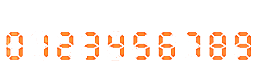
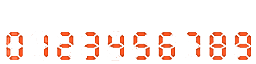
Two versions of the same layered image (256x64). Layer-by-layer changes:
renamed "digits.png" to "Clipboard", painted on it over left=6, top=31, right=251, bottom=61
